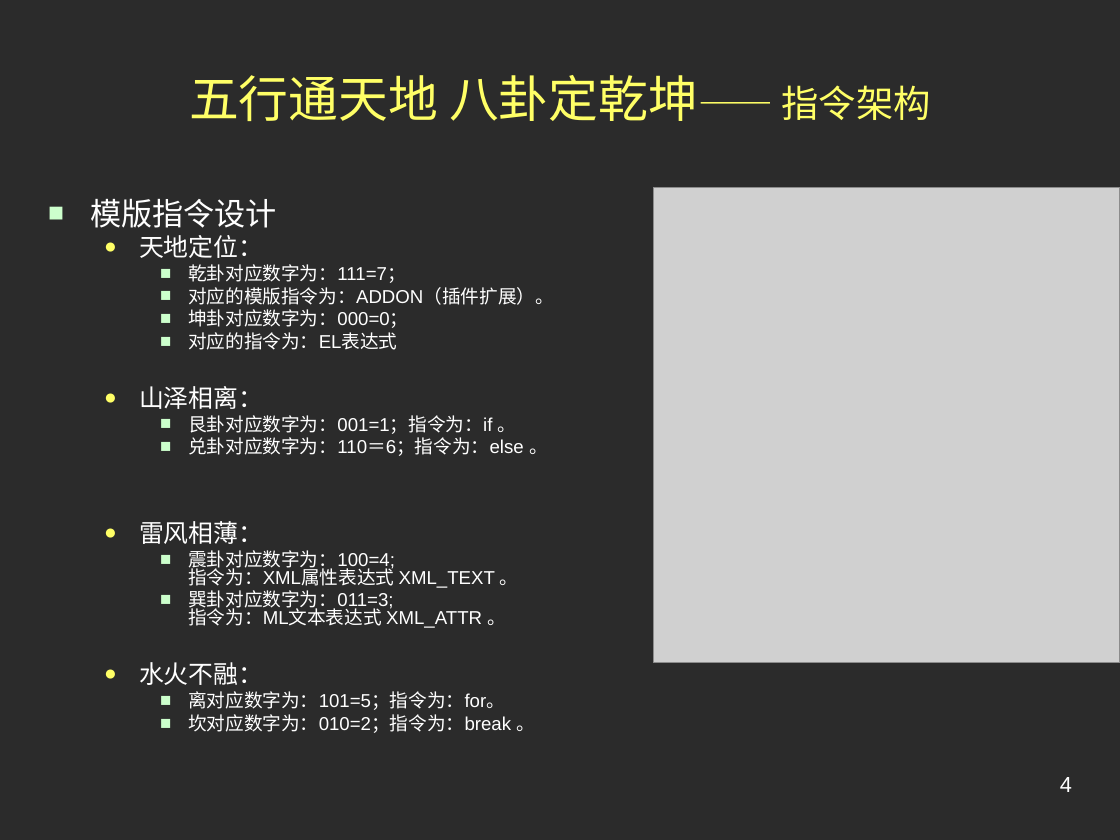
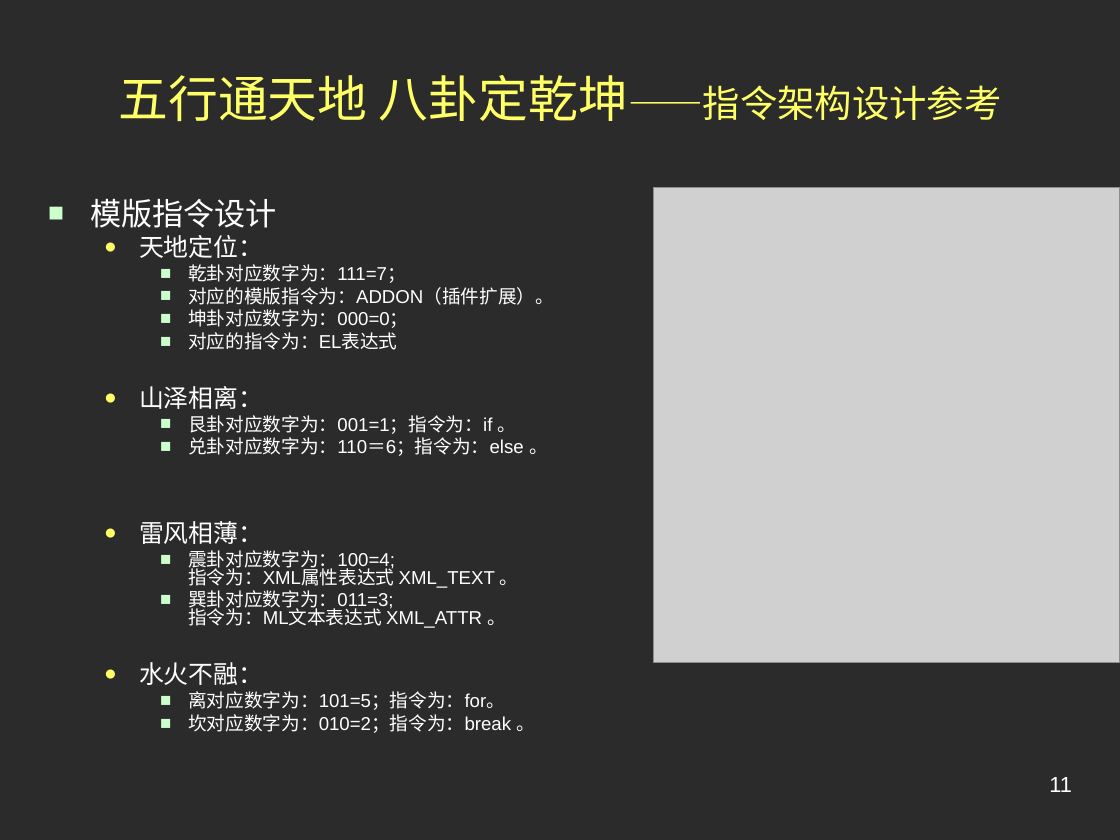
Before and after one commit to jindw/lite, a slide deck: slide 11 of trunk/Lite/web/doc/Preview.ppt (slide 4 before the commit). Drawn at 1120x840 pixels with LibreOffice and Linux fonts; fonts in the diff are those of the drawing; grey boxes stand for pictures; background and template pictures are left out; a plain dark background stands for a picture behind light text. Boxes give left, top, right and bottom in pixels: in the first picture for what was removed or moved away, otherwise in the second. Text is boxed around its words. In the diff, an @@ line names an element or a change of style, - is before the commit and + after.

```diff
--- a/trunk/Lite/web/doc/Preview.ppt
+++ b/trunk/Lite/web/doc/Preview.ppt
@@ title at (x1=119, y1=75, x2=1001, y2=121): text changed @@
-五行通天地 八卦定乾坤—— 指令架构
+五行通天地 八卦定乾坤——指令架构设计参考
@@ page number at (x1=1049, y1=777, x2=1072, y2=792): text changed @@
-4
+11
```
Also in this commit, not shown: 3 other slides changed, 5 slides added.
